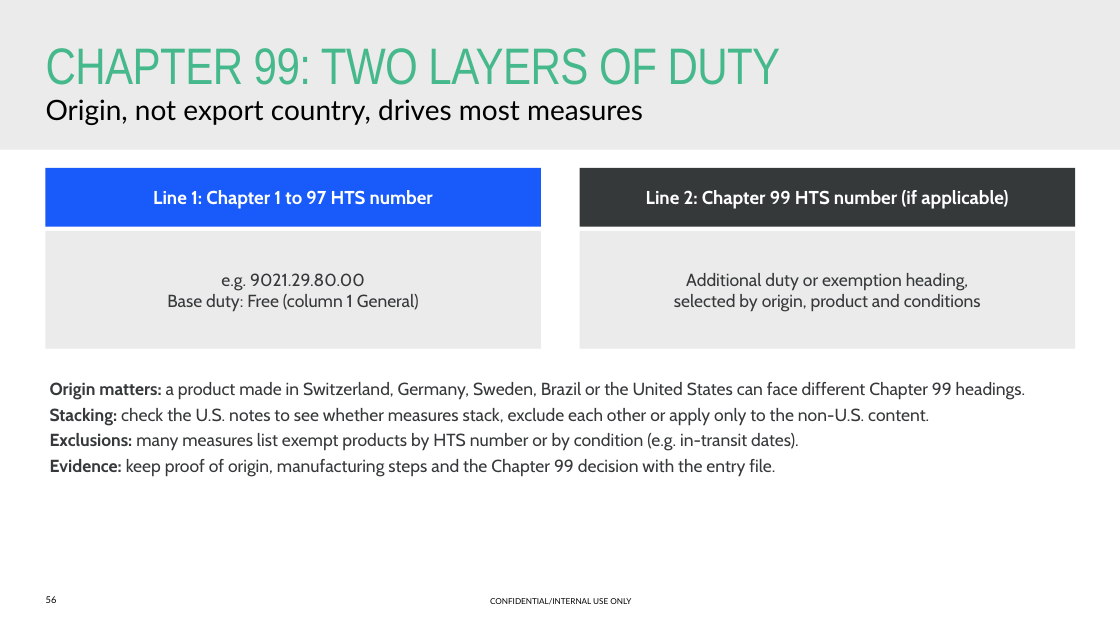
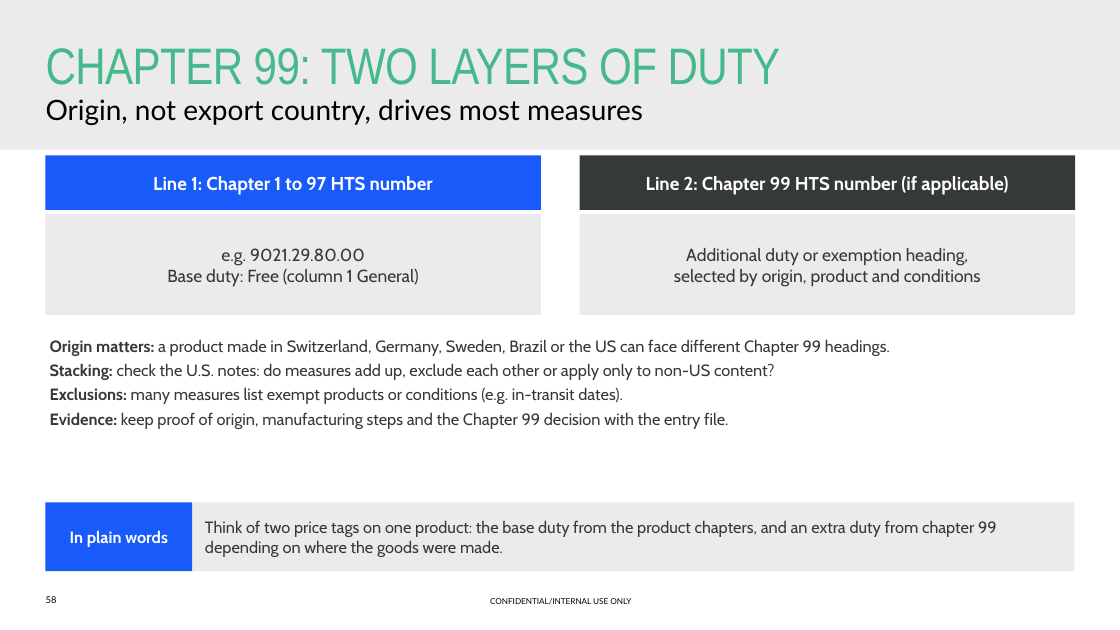
Before and after one commit to lars1909lg-bot/TradeKPI, a slide deck: slide 58 of training/Straumann_US_HTS_Classification_Training.pptx (slide 56 before the commit). Drawn at 1120x630 pixels with LibreOffice and Linux fonts; fonts in the diff are those of the drawing; background and template pictures are left out. Boxes give left, top, right and bottom in pixels: in the first picture for what was removed or moved away, otherwise in the second. Text is boxed around its words. In the diff, an @@ line names an element or a change of style, - is before the commit and + after.

```diff
--- a/training/Straumann_US_HTS_Classification_Training.pptx
+++ b/training/Straumann_US_HTS_Classification_Training.pptx
@@ rectangle "Line 1: Chapter 1 to ...": place and size @@
-rectangle "Line 1: Chapter 1 to ..." at bbox=[45, 168, 541, 227]
+rectangle "Line 1: Chapter 1 to ..." at bbox=[45, 155, 541, 210]
@@ rectangle "Line 2: Chapter 99 HTS ...": place and size @@
-rectangle "Line 2: Chapter 99 HTS ..." at bbox=[580, 168, 1075, 227]
+rectangle "Line 2: Chapter 99 HTS ..." at bbox=[580, 155, 1075, 210]
@@ rectangle "e.g. 9021.29.80.00": place and size @@
-rectangle "e.g. 9021.29.80.00" at bbox=[45, 231, 541, 349]
+rectangle "e.g. 9021.29.80.00" at bbox=[45, 214, 541, 315]
@@ rectangle "Additional duty or exemption heading,": place and size @@
-rectangle "Additional duty or exemption heading," at bbox=[580, 231, 1075, 349]
+rectangle "Additional duty or exemption heading," at bbox=[580, 214, 1075, 315]
@@ text "Origin matters: a product made ...": place and size @@
-text "Origin matters: a product made ..." at bbox=[50, 382, 1026, 477]
+text "Origin matters: a product made ..." at bbox=[50, 339, 890, 429]
@@ text at bbox=[50, 339, 890, 404]: text changed; size 15 to 14 pt @@
-Origin matters: a product made in Switzerland, Germany, Sweden, Brazil or the United States can face different Chapter 99 headings.
-Stacking: check the U.S. notes to see whether measures stack, exclude each other or apply only to the non-U.S. content.
-Exclusions: many measures list exempt products by HTS number or by condition (e.g. in-transit dates).
+Origin matters: a product made in Switzerland, Germany, Sweden, Brazil or the US can face different Chapter 99 headings.
+Stacking: check the U.S. notes: do measures add up, exclude each other or apply only to non-US content?
+Exclusions: many measures list exempt products or conditions (e.g. in-transit dates).
@@ text at bbox=[50, 412, 728, 429]: size 15 to 14 pt in "Evidence: keep proof of origin, manufacturing steps ..." @@
@@ rectangle added at bbox=[45, 502, 192, 571], fill #195AFA, 14 pt, text #FFFFFF, bold @@
+In plain words
@@ rectangle added at bbox=[192, 502, 1075, 571], fill #EBEBEB, 14 pt, text #36393A @@
+Think of two price tags on one product: the base duty from the product chapters, and an extra duty from chapter 99 depending on where the goods were made.
```
Also in this commit, not shown: 77 other slides changed, 4 slides added, 2 slides removed, 1 other file.
